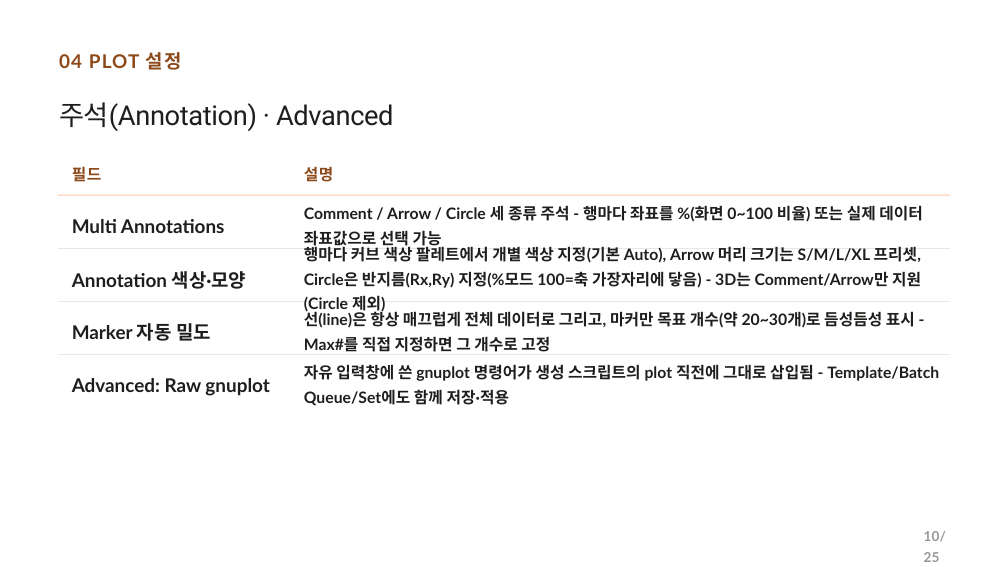
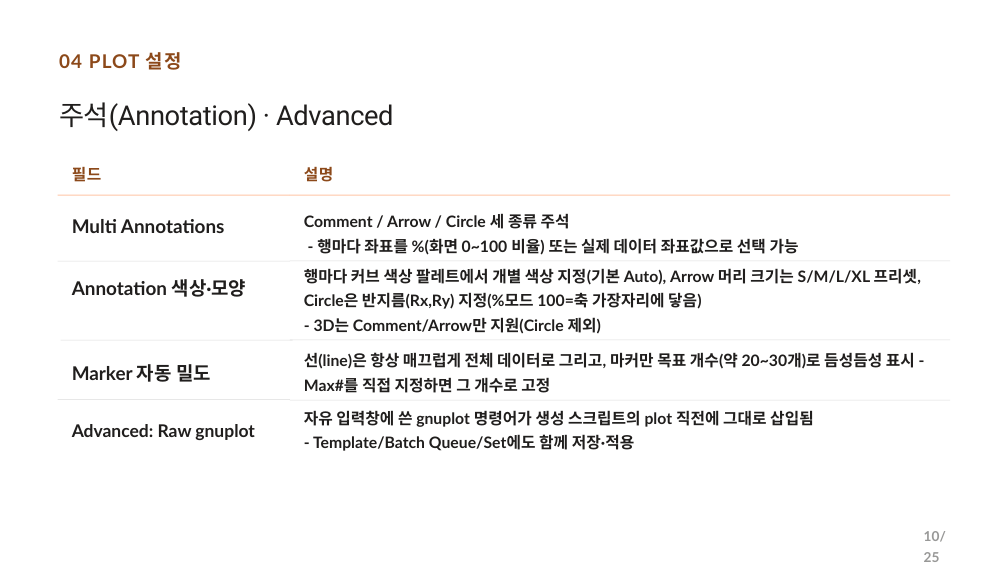
Before and after one commit to CWKIM113/CathPlot_Pub, a slide deck: slide 10 of CathPlot_발표.pptx. Drawn at 1008x567 pixels with LibreOffice and Linux fonts; fonts in the diff are those of the drawing. Boxes give left, top, right and bottom in pixels: in the first picture for what was removed or moved away, otherwise in the second. Text is boxed around its words. In the diff, an @@ line names an element or a change of style, - is before the commit and + after.

```diff
--- a/CathPlot_발표.pptx
+++ b/CathPlot_발표.pptx
@@ text at (304, 213, 799, 255): text changed @@
-Comment / Arrow / Circle 세 종류 주석 - 행마다 좌표를 %(화면 0~100 비율) 또는 실제 데이터 좌표값으로 선택 가능
+Comment / Arrow / Circle 세 종류 주석
+- 행마다 좌표를 %(화면 0~100 비율) 또는 실제 데이터 좌표값으로 선택 가능
@@ rectangle: place and size @@
-rectangle at (58, 248, 290, 249)
+rectangle at (58, 261, 290, 262)
@@ rectangle: place and size @@
-rectangle at (290, 248, 950, 249)
+rectangle at (290, 261, 950, 261)
@@ text at (304, 268, 921, 334): text changed @@
-행마다 커브 색상 팔레트에서 개별 색상 지정(기본 Auto), Arrow 머리 크기는 S/M/L/XL 프리셋, Circle은 반지름(Rx,Ry) 지정(%모드 100=축 가장자리에 닿음) - 3D는 Comment/Arrow만 지원(Circle 제외)
+행마다 커브 색상 팔레트에서 개별 색상 지정(기본 Auto), Arrow 머리 크기는 S/M/L/XL 프리셋, Circle은 반지름(Rx,Ry) 지정(%모드 100=축 가장자리에 닿음)
+- 3D는 Comment/Arrow만 지원(Circle 제외)
@@ text "Annotation 색상·모양": place and size @@
-text "Annotation 색상·모양" at (72, 271, 247, 289)
+text "Annotation 색상·모양" at (72, 279, 247, 297)
@@ text "Annotation 색상·모양" at (72, 279, 247, 297): line spacing 1.3 to 1.2 @@
@@ 2 rectangles, 1 text: place and size @@
-2 rectangles, 1 text at (58, 301, 950, 341)
+2 rectangles, 1 text at (60, 340, 950, 382)
@@ text "Marker 자동 밀도" at (72, 364, 211, 382): line spacing 1.3 to 1.2 @@
@@ text "선(line)은 항상 매끄럽게 전체 데이터로 ...": place and size @@
-text "선(line)은 항상 매끄럽게 전체 데이터로 ..." at (304, 310, 915, 352)
+text "선(line)은 항상 매끄럽게 전체 데이터로 ..." at (304, 352, 915, 393)
@@ text "Advanced: Raw gnuplot" at (72, 424, 255, 440): size 27 to 25 pt @@
@@ 2 rectangles, 1 text: place and size @@
-2 rectangles, 1 text at (58, 354, 950, 396)
+2 rectangles, 1 text at (58, 399, 950, 440)
@@ text at (304, 410, 814, 451): text changed @@
-자유 입력창에 쓴 gnuplot 명령어가 생성 스크립트의 plot 직전에 그대로 삽입됨 - Template/Batch Queue/Set에도 함께 저장·적용
+자유 입력창에 쓴 gnuplot 명령어가 생성 스크립트의 plot 직전에 그대로 삽입됨
+- Template/Batch Queue/Set에도 함께 저장·적용
```
Also in this commit, not shown: 10 other slides changed.
